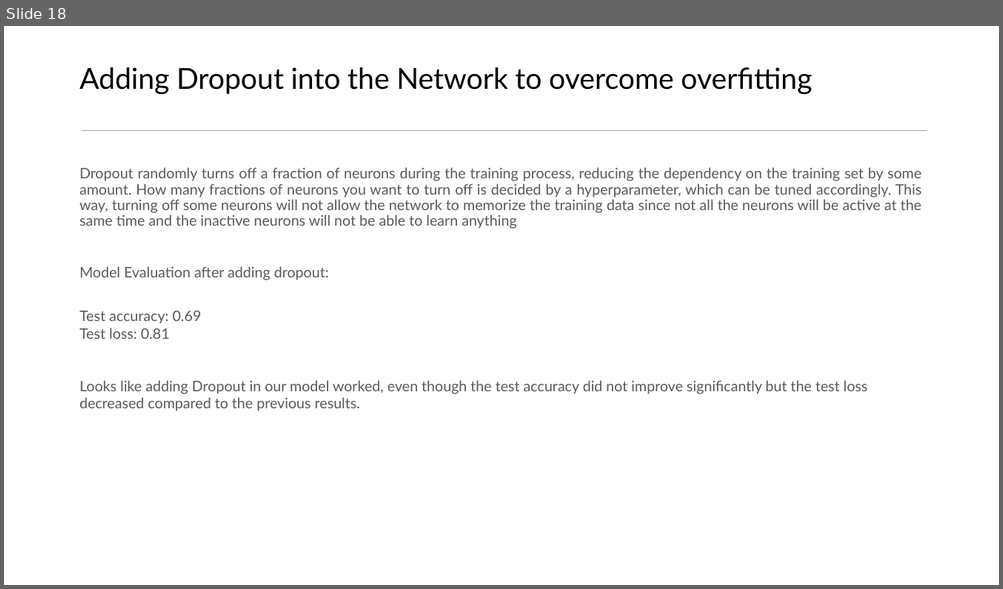
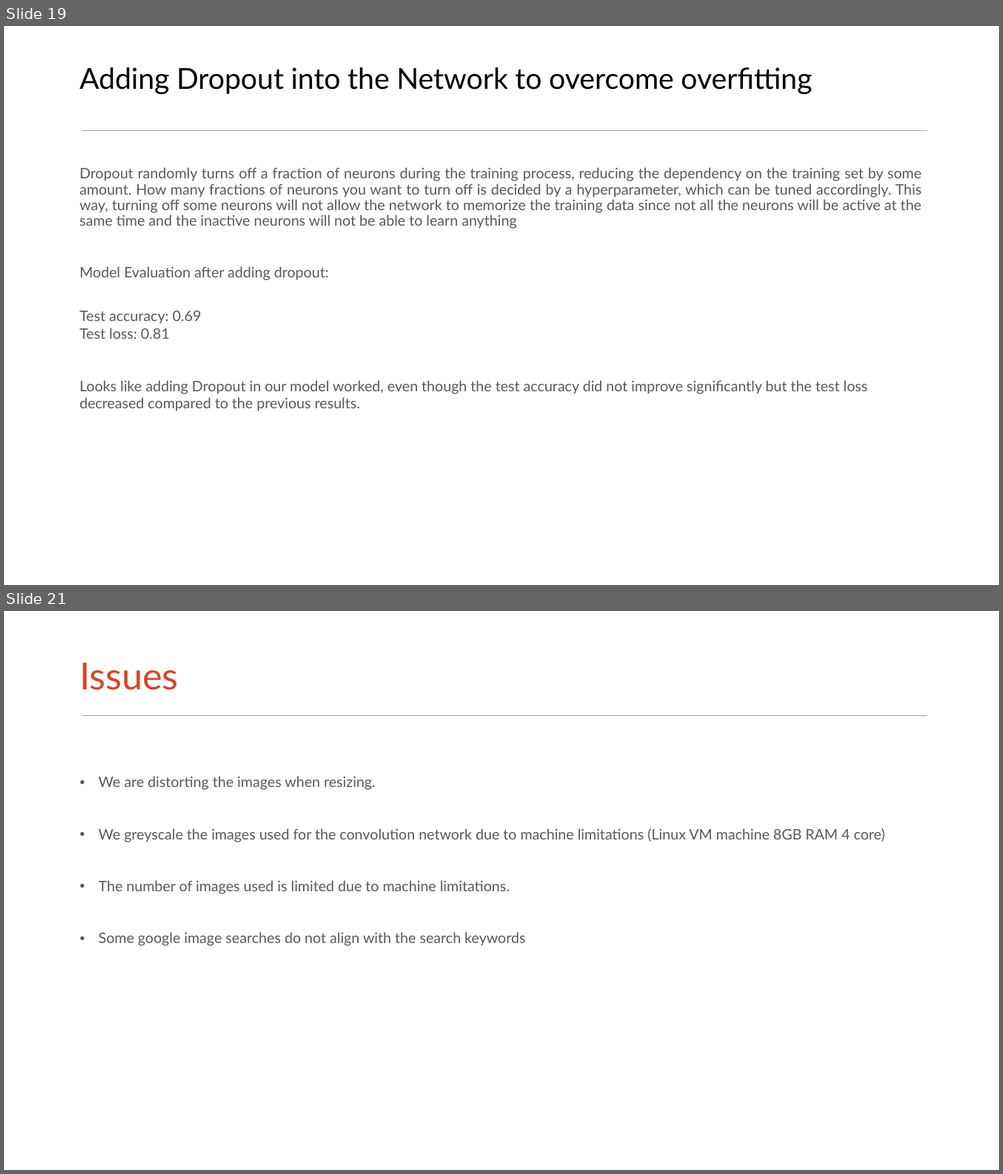
Before and after one commit to giannoulaki/Springboard, a slide deck: Capstone_Project_2/Capstone_Project_2.pptx. Shown one above the other, each under a label of ours: slide 18 before the commit, slides 19 and 21 after it; the slides between them are not shown. The pictures are 1003x589 and 1003x1174 pixels, drawn with LibreOffice and Linux fonts; fonts in the diff are those of the drawing. Boxes give left, top, right and bottom in pixels: in the first picture for what was removed or moved away, otherwise in the second. Text is boxed around its words. In the diff, an @@ line names an element or a change of style, - is before the commit and + after.

```diff
--- a/Capstone_Project_2/Capstone_Project_2.pptx
+++ b/Capstone_Project_2/Capstone_Project_2.pptx
@@ slide 21 added at box(4, 611, 999, 1170), background #FFFFFF; not listed: 1 template element that a slide beside it also shows @@
@@ title added at box(79, 663, 179, 690), 36 pt, text #D24726 @@
+Issues
@@ text added at box(99, 776, 885, 946), 14 pt, text #595959 @@
+• We are distorting the images when resizing.
+• We greyscale the images used for the convolution network due to machine limitations (Linux VM machine 8GB RAM 4 core)
+• The number of images used is limited due to machine limitations.
+• Some google image searches do not align with the search keywords
@@ what was slide 18 is now slide 19 @@
```
Also in this commit, not shown: 4 slides changed, 1 other slide added, 2 other files.
